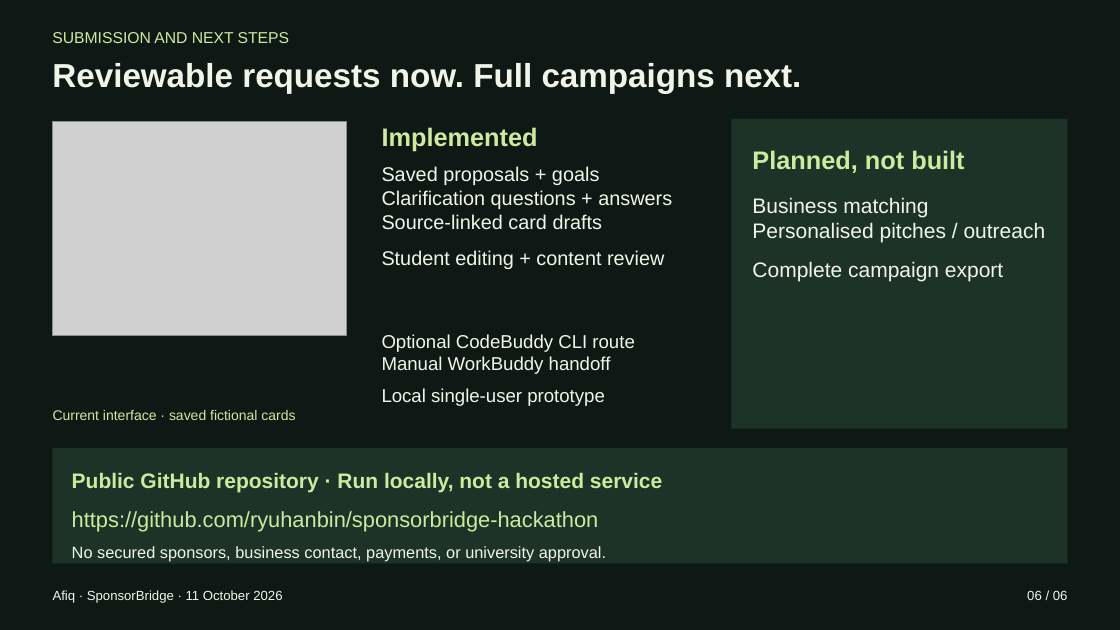
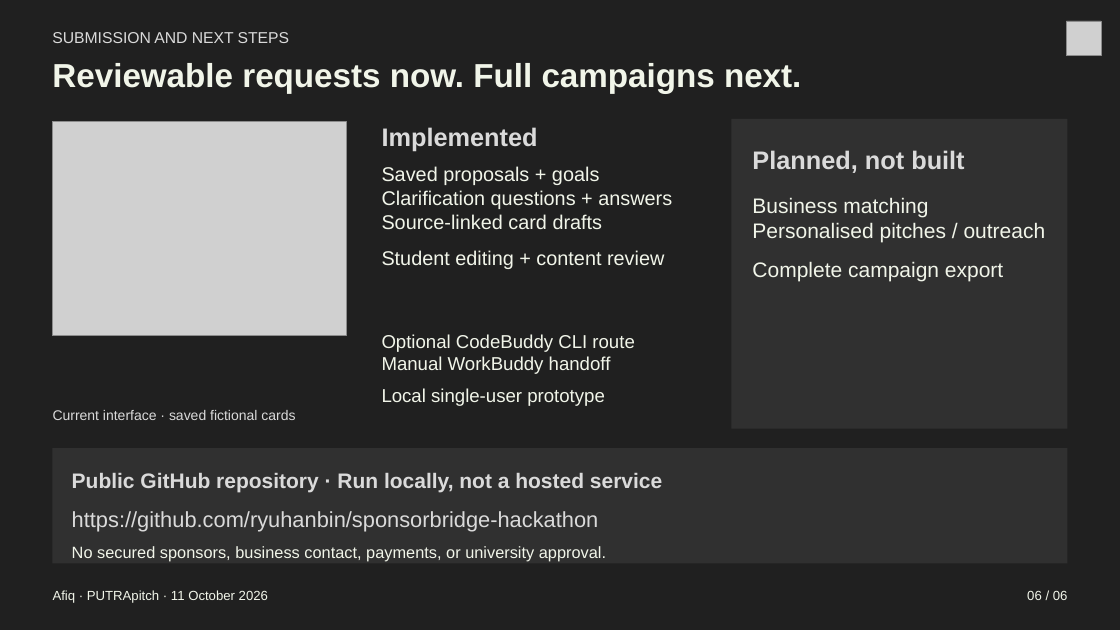
Before and after one commit to ryuhanbin/sponsorbridge-hackathon, a slide deck: slide 6 of slides/SponsorBridge-pitch.pptx. Drawn at 1120x630 pixels with LibreOffice and Linux fonts; fonts in the diff are those of the drawing; grey boxes stand for pictures. Boxes give left, top, right and bottom in pixels: in the first picture for what was removed or moved away, otherwise in the second. Text is boxed around its words. In the diff, an @@ line names an element or a change of style, - is before the commit and + after.

```diff
--- a/slides/SponsorBridge-pitch.pptx
+++ b/slides/SponsorBridge-pitch.pptx
@@ rectangle at bbox=[0, 0, 1120, 630]: fill #0E1915 to #202020 @@
@@ picture added at bbox=[1066, 21, 1102, 56] @@
@@ rectangle at bbox=[732, 119, 1068, 429]: fill #1D3328 to #303030 @@
@@ rectangle at bbox=[52, 448, 1067, 564]: fill #1D3328 to #303030 @@
@@ text colour #CDEA9F to #DADADA in 6 elements at bbox=[52, 32, 289, 43], bbox=[53, 410, 295, 420], bbox=[382, 127, 538, 151], bbox=[752, 150, 964, 173], bbox=[72, 473, 662, 492], bbox=[72, 511, 599, 532] @@
@@ text at bbox=[53, 590, 268, 603]: text changed @@
-Afiq · SponsorBridge · 11 October 2026
+Afiq · PUTRApitch · 11 October 2026
```
Also in this commit, not shown: 5 other slides changed, 15 other files.
